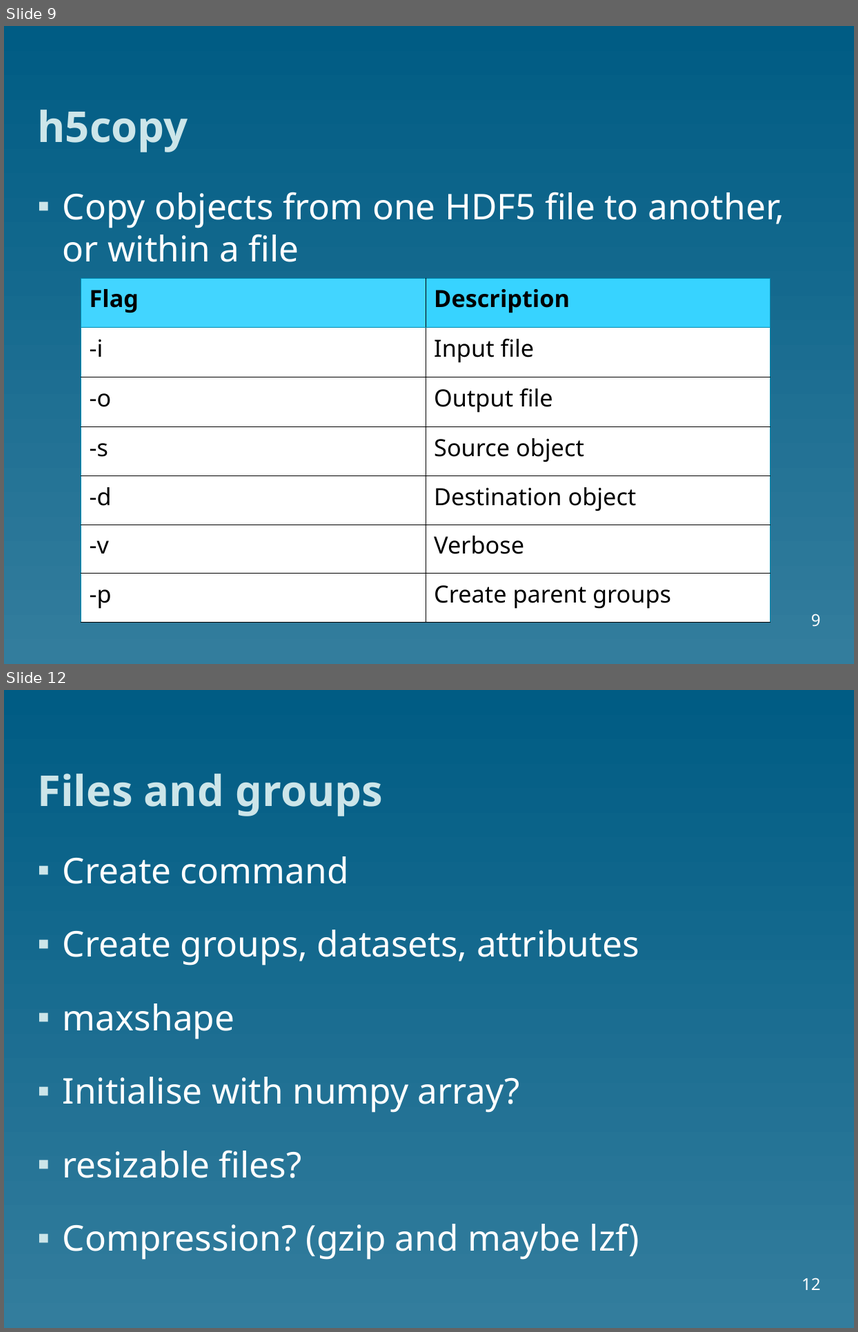
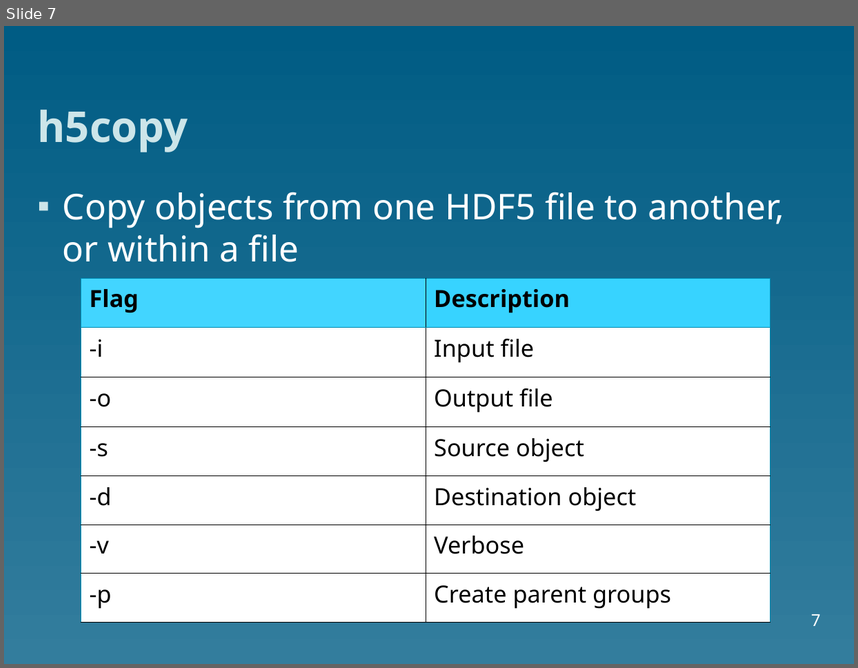
Before and after one commit to christophertacon/Blog, a slide deck: tools-pelican/content/HDF5/slides/HDF5_presentation.ppt. Shown one above the other, each under a label of ours: slides 9 and 12 before the commit, slide 7 after it; the slides between them are not shown. The pictures are 858x1332 and 858x668 pixels, drawn with LibreOffice and Linux fonts; fonts in the diff are those of the drawing. Boxes give left, top, right and bottom in pixels: in the first picture for what was removed or moved away, otherwise in the second. Text is boxed around its words. In the diff, an @@ line names an element or a change of style, - is before the commit and + after.

```diff
--- a/tools-pelican/content/HDF5/slides/HDF5_presentation.ppt
+++ b/tools-pelican/content/HDF5/slides/HDF5_presentation.ppt
@@ slide 12 removed at <box>4,690,854,1328</box>, background gradient #005C84 to #337D9D @@
@@ title removed at <box>37,773,383,816</box> @@
-Files and groups
@@ text removed at <box>63,856,639,1259</box> @@
-▪ Create command
-▪ Create groups, datasets, attributes
-▪ maxshape
-▪ Initialise with numpy array?
-▪ resizable files?
-▪ Compression? (gzip and maybe lzf)
@@ page number removed at <box>802,1277,820,1290</box> @@
-12
@@ what was slide 9 is now slide 7 @@
@@ page number at <box>811,614,821,626</box>: text changed @@
-9
+7
```
Also in this commit, not shown: 7 slides changed, 2 slides added, 3 other slides removed.
